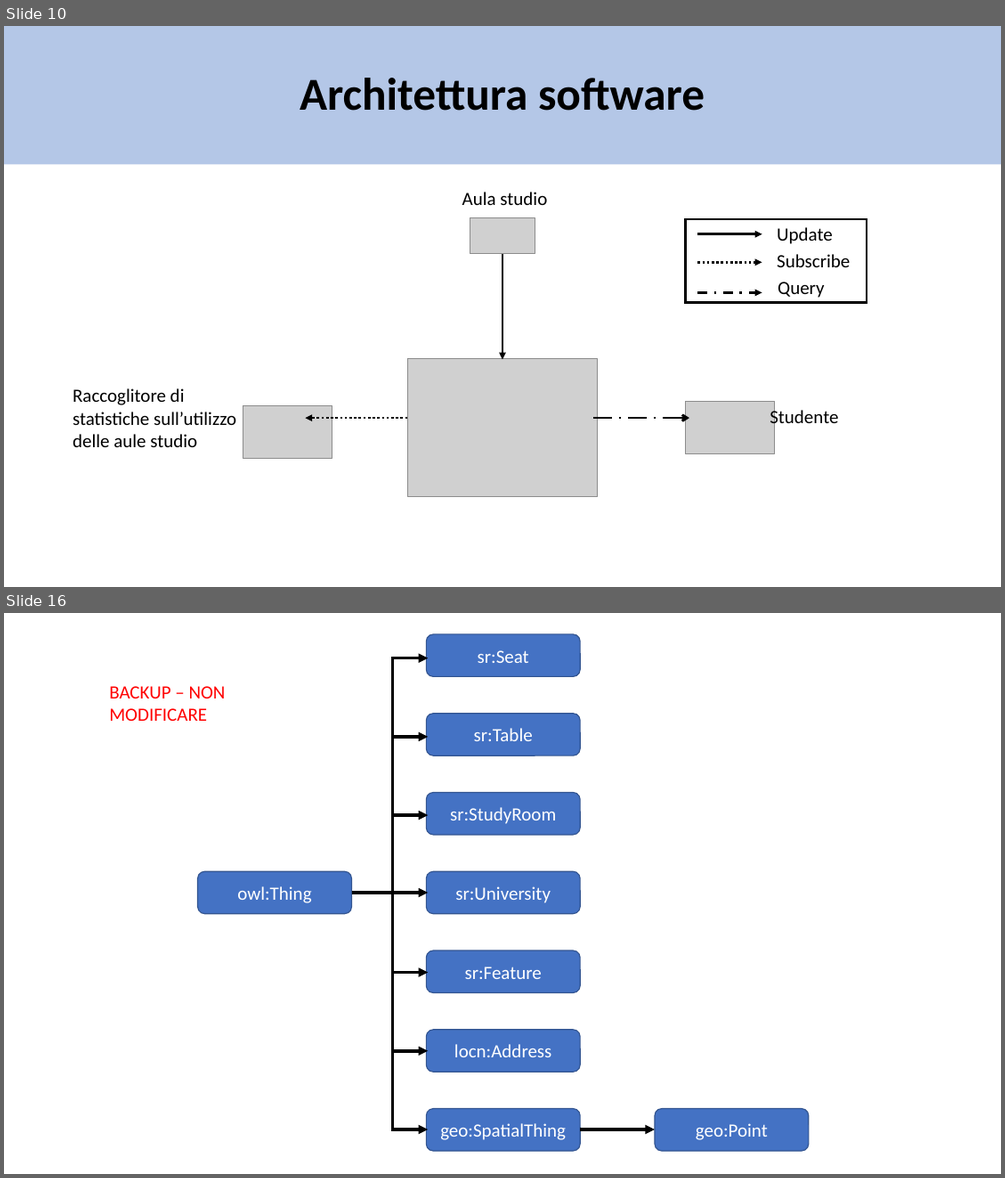
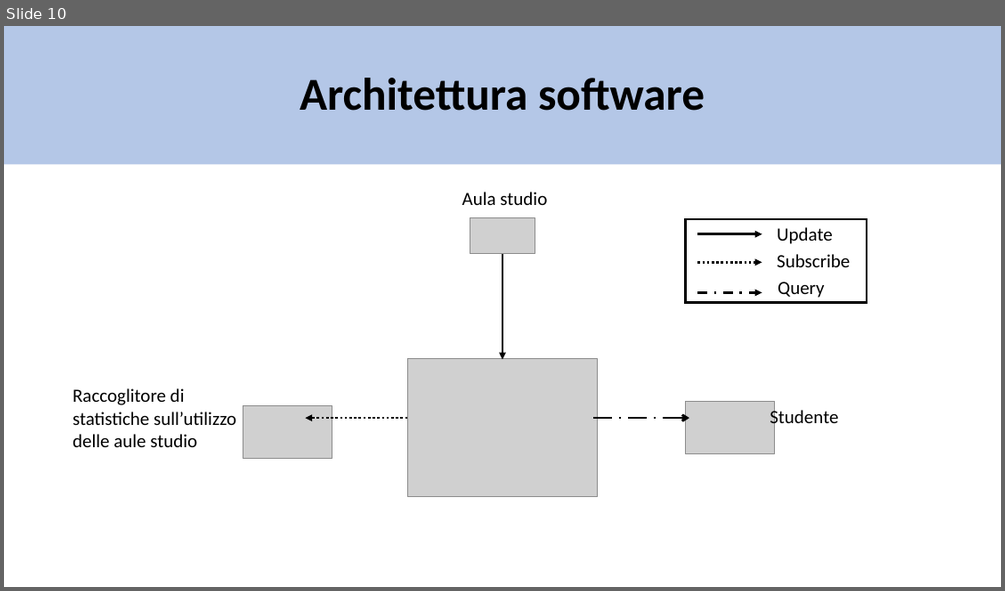
Before and after one commit to matte21/CalcM, a slide deck: ontologia.pptx. Shown one above the other, each under a label of ours: slides 10 and 16 before the commit, slide 10 after it; the slides between them are not shown. The pictures are 1005x1178 and 1005x591 pixels, drawn with LibreOffice and Linux fonts; fonts in the diff are those of the drawing; grey boxes stand for pictures. Boxes give left, top, right and bottom in pixels: in the first picture for what was removed or moved away, otherwise in the second. Text is boxed around its words. In the diff, an @@ line names an element or a change of style, - is before the commit and + after.

```diff
--- a/ontologia.pptx
+++ b/ontologia.pptx
@@ slide 16 removed at bbox=[4, 613, 1001, 1174], background #FFFFFF @@
@@ rounded rectangle removed at bbox=[427, 634, 581, 677] @@
-sr:Seat
@@ arrow removed from (393, 657) to (428, 657) @@
@@ line removed from (393, 657) to (393, 1131) @@
@@ text removed at bbox=[109, 686, 226, 721] @@
-BACKUP – NON MODIFICARE
@@ rounded rectangle removed at bbox=[427, 714, 581, 755] @@
-sr:Table
@@ arrow removed from (393, 737) to (428, 737) @@
@@ rounded rectangle removed at bbox=[427, 793, 581, 835] @@
-sr:StudyRoom
@@ arrow removed from (393, 815) to (428, 815) @@
@@ rounded rectangle removed at bbox=[198, 872, 352, 915] @@
-owl:Thing
@@ rounded rectangle removed at bbox=[427, 872, 581, 915] @@
-sr:University
@@ arrow removed from (352, 892) to (428, 892) @@
@@ rounded rectangle removed at bbox=[427, 950, 581, 993] @@
-sr:Feature
@@ arrow removed from (393, 972) to (428, 972) @@
@@ rounded rectangle removed at bbox=[427, 1030, 581, 1072] @@
-locn:Address
@@ arrow removed from (393, 1051) to (428, 1051) @@
@@ rounded rectangle removed at bbox=[427, 1109, 581, 1151] @@
-geo:SpatialThing
@@ rounded rectangle removed at bbox=[655, 1109, 809, 1151] @@
-geo:Point
@@ arrow removed from (393, 1129) to (428, 1129) @@
@@ arrow removed from (580, 1129) to (655, 1129) @@
```
Also in this commit, not shown: 2 slides changed, 8 slides added, 3 other slides removed, 1 other file.
